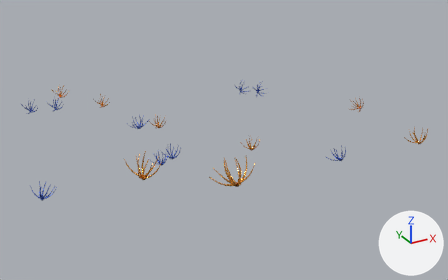
One commit to the glTF model public/Grass.glb: the scene before it, then after it.
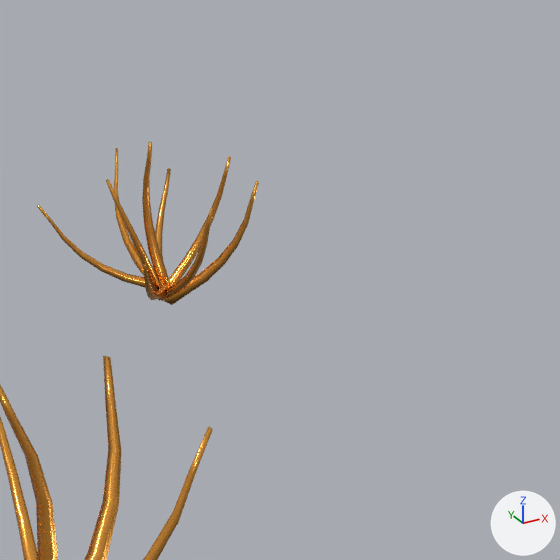
The first picture shows the older version from a camera (50 mm lens) standing at (-261.0, -609.0, 284.0) and looking at (44.0, -53.0, 7.0). The close-ups show both versions on the part from 53% to 64% of the width and 44% to 62% of the height of that picture; other places that the commit changed are outside them. The axes (+X, +Y, +Z) are drawn at lower right. The lights are the same throughout. Where no turn or scale is listed for an object, it has been applied to the vertices.

In view in the first close-up: '立方体.009', '立方体.011'.
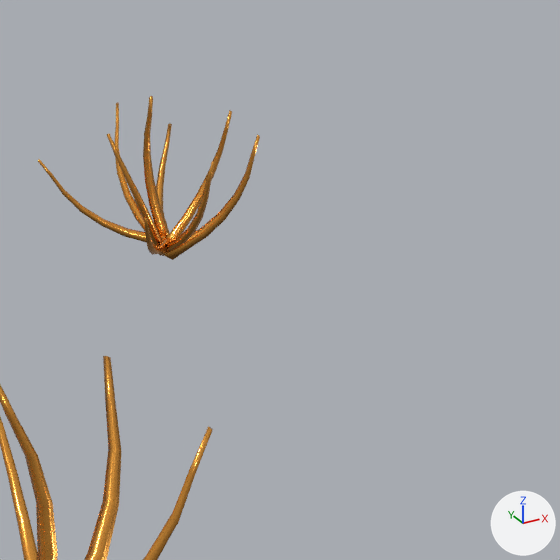
Edits to the bpy script that builds the scene:
```text
Change ob_立方体_009:
    ob_立方体_009.location: (70.0, -68.7, -2.5) -> (70.0, -68.7, 2.6)
```

Changed parts and their boxes (x1, y1, x2, y2) in the close-ups (560 x 560 px):
'立方体.009', moved
    before: (37, 142, 259, 305)
    after: (38, 96, 260, 260)
